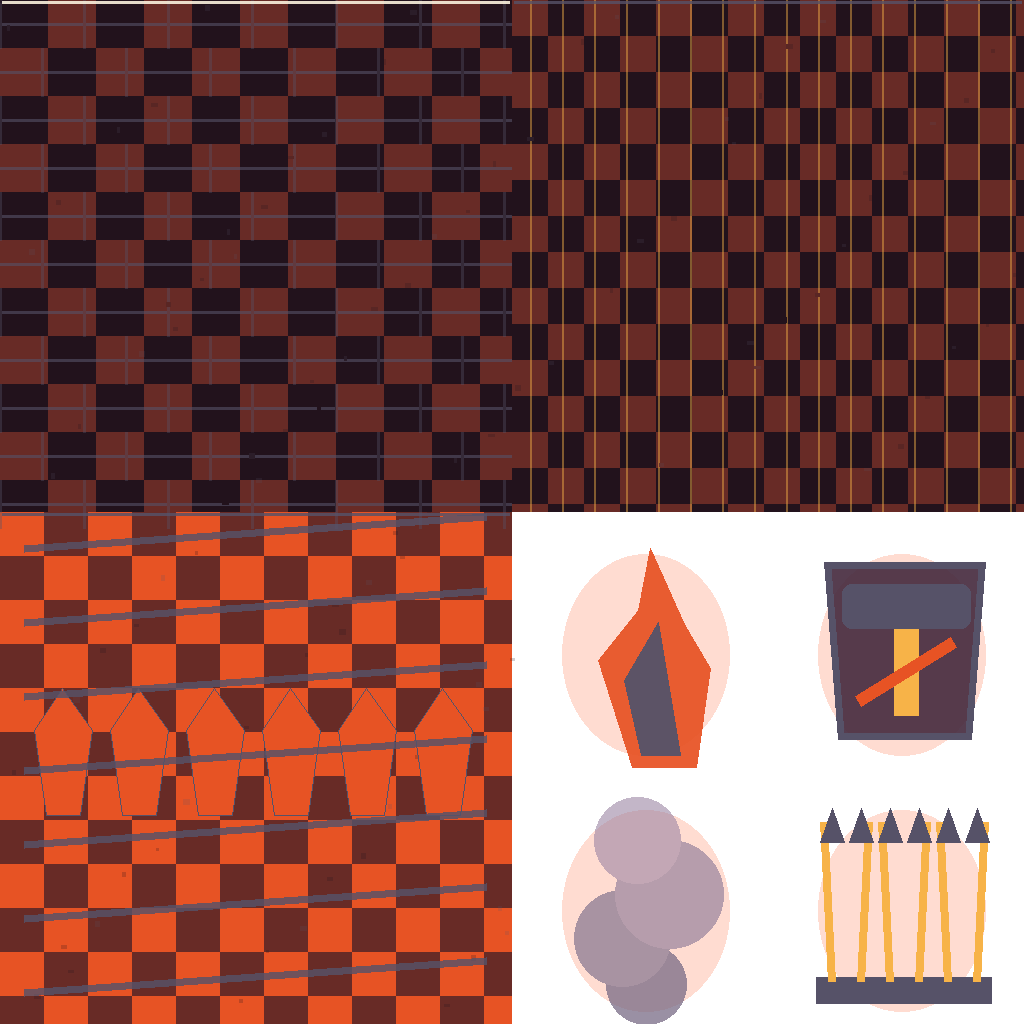
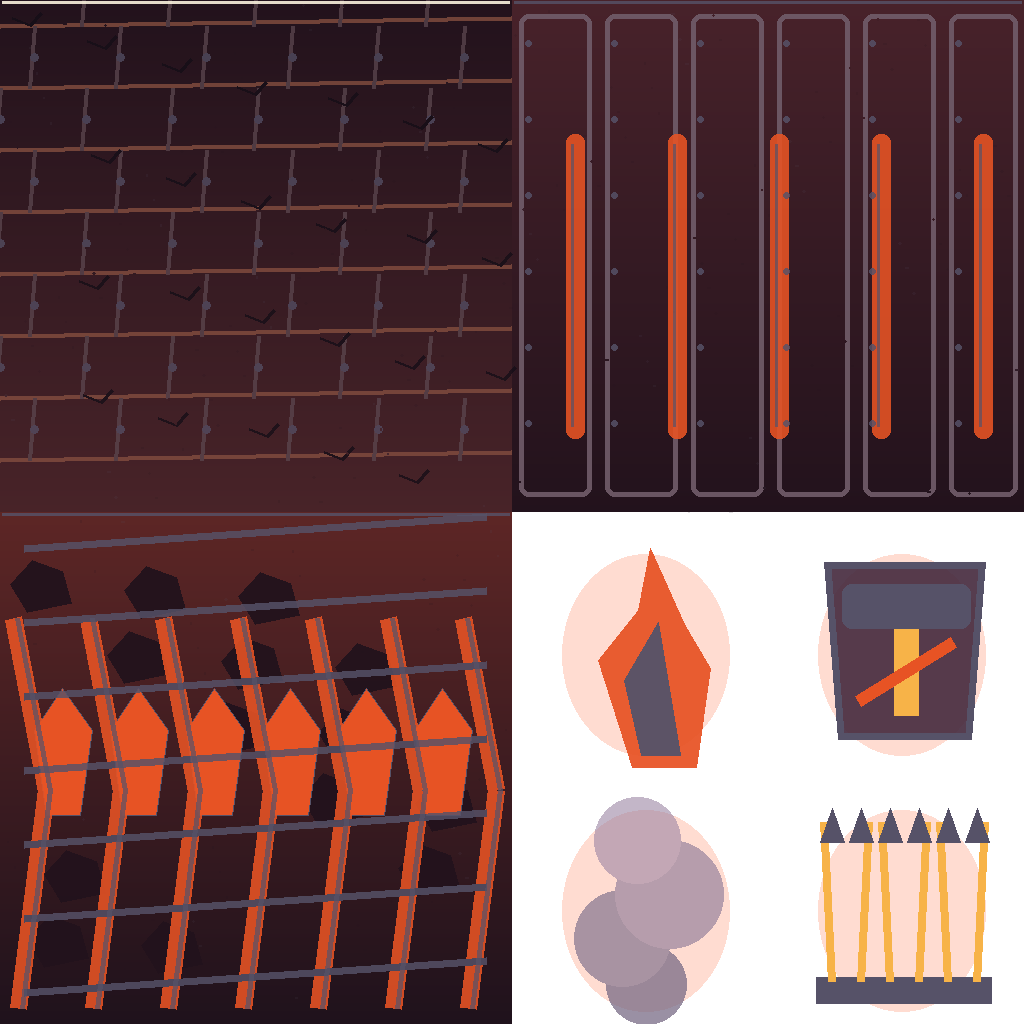
Before/after of a 1024px x 1024px layered artwork. What changed in the layer stack:
painted on "Highlights" over [15, 40, 982, 1009]
painted on "Emissive Details" over [5, 134, 993, 1010]
painted on "Stage Motifs" over [10, 560, 477, 974]
painted on "Surface Detail" over [0, 0, 1020, 1019]
painted on "Base Materials" over [0, 0, 1024, 1024]
